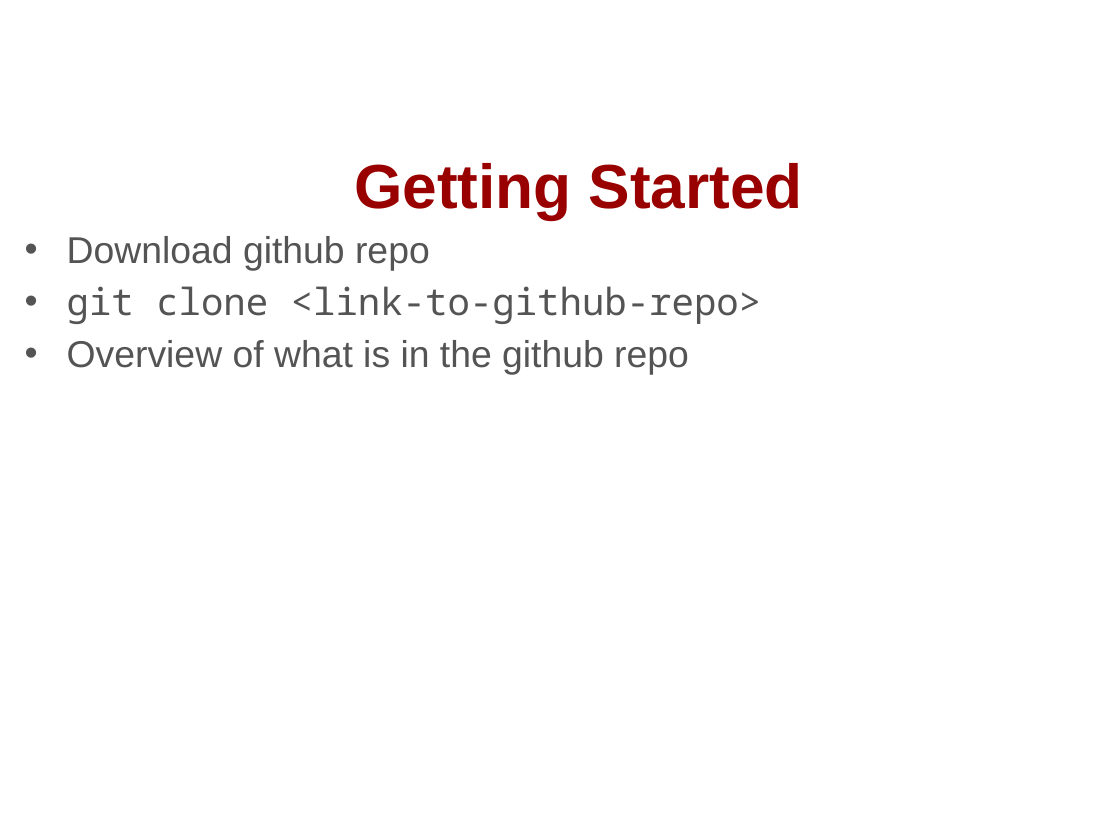
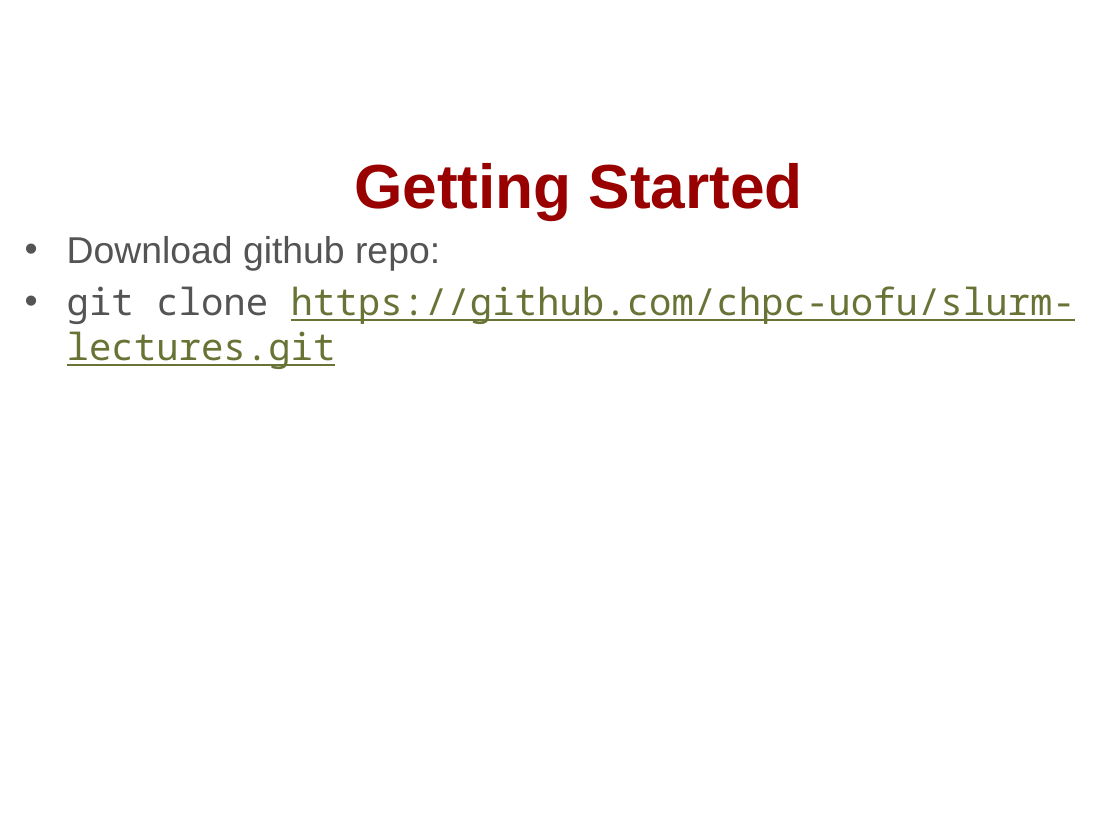
Before and after one commit to chpc-uofu/slurm-lectures, a slide deck: slide 33 of running-jobs-at-chpc.pptx. Drawn at 1120x840 pixels with LibreOffice and Linux fonts; fonts in the diff are those of the drawing; background and template pictures are left out. Boxes give left, top, right and bottom in pixels: in the first picture for what was removed or moved away, otherwise in the second. Text is boxed around its words. In the diff, an @@ line names an element or a change of style, - is before the commit and + after.

Commit message:
added git clone https link

```diff
--- a/running-jobs-at-chpc.pptx
+++ b/running-jobs-at-chpc.pptx
@@ text at (67, 236, 1075, 369): text changed; font Arial to Noto Sans Mono; text colour #545454 to #687435 @@
-• Download github repo
-• git clone <link-to-github-repo>
-• Overview of what is in the github repo
+• Download github repo:
+• git clone https://github.com/chpc-uofu/slurm-lectures.git
```
